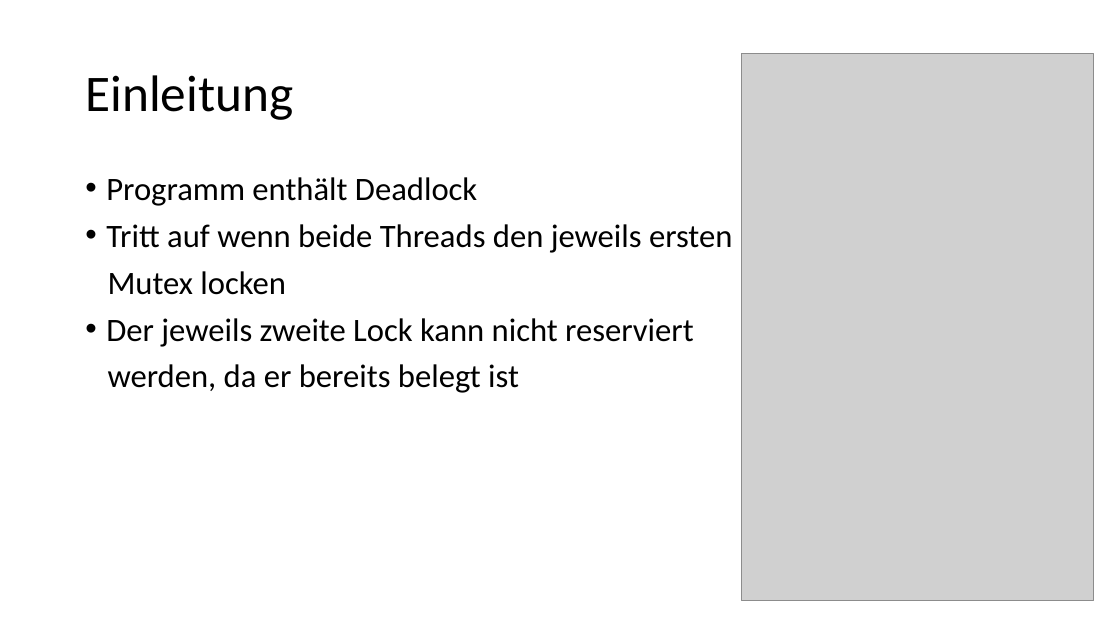
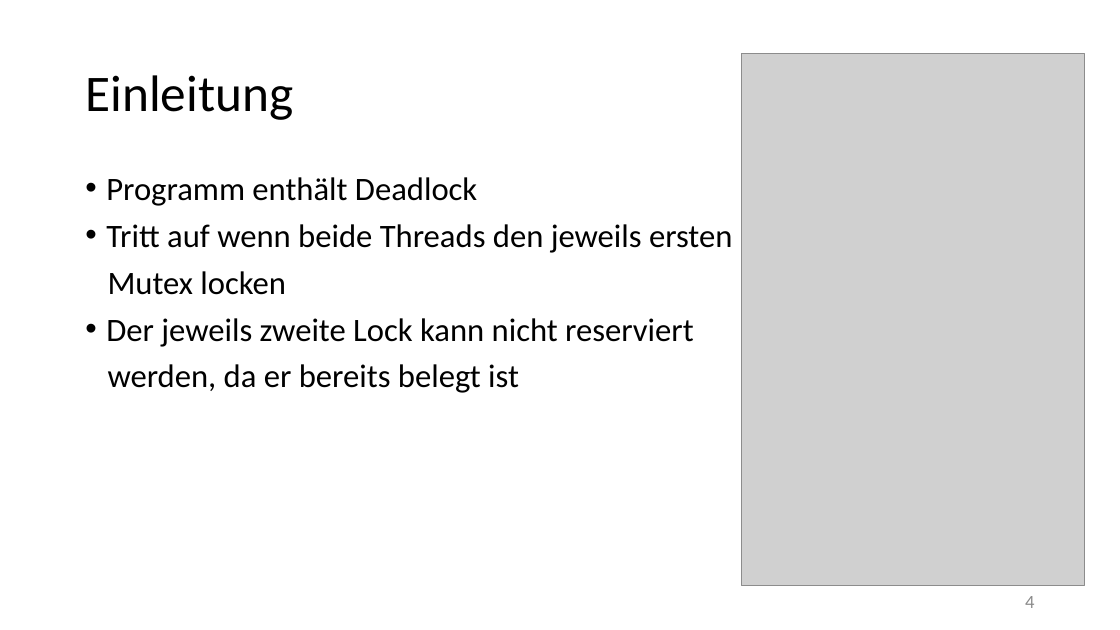
Before and after one commit to HuBaX/Seminararbeit, a slide deck: slide 4 of Sound Dynamic Deadlock Prediction in Linear Time.pptx (slide 5 before the commit). Drawn at 1120x630 pixels with LibreOffice and Linux fonts; fonts in the diff are those of the drawing; grey boxes stand for pictures. Boxes give left, top, right and bottom in pixels: in the first picture for what was removed or moved away, otherwise in the second. Text is boxed around its words. In the diff, an @@ line names an element or a change of style, - is before the commit and + after.

```diff
--- a/Sound Dynamic Deadlock Prediction in Linear Time.pptx
+++ b/Sound Dynamic Deadlock Prediction in Linear Time.pptx
@@ picture: place and size @@
-picture at [742,54,1094,601]
+picture at [742,54,1085,586]
@@ page number added at [1025,596,1034,608], 16 pt, text #8C8C8C @@
+4
```
Also in this commit, not shown: 28 other slides changed, 1 slide added, 1 slide removed, 1 other file.
